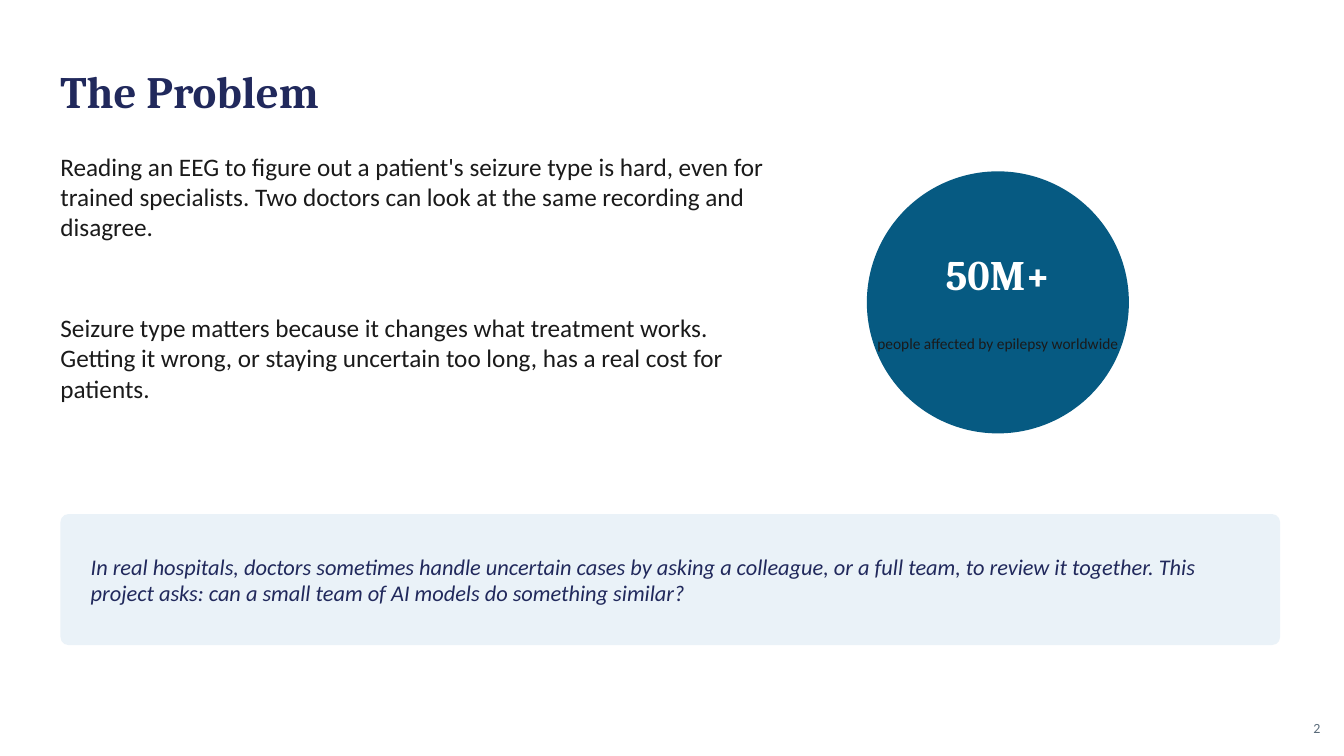
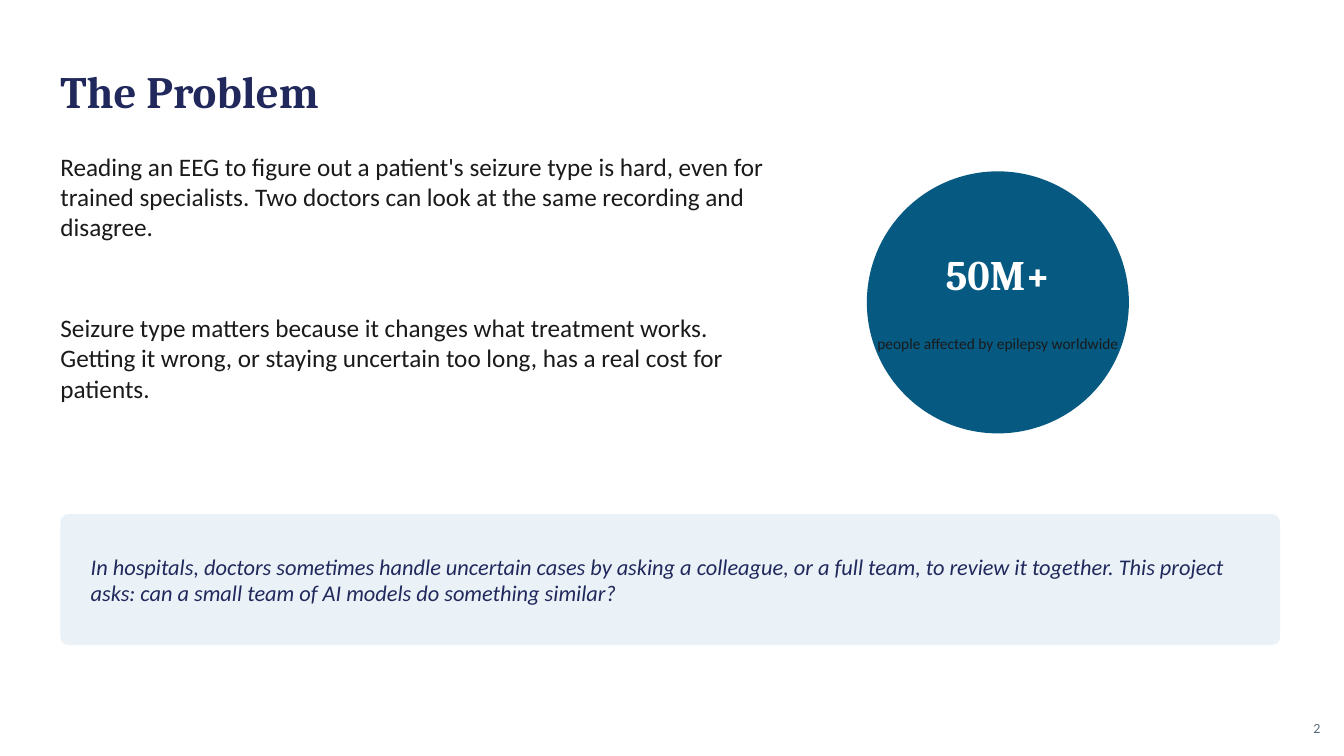
Before and after one commit to murali-github/msai-aih, a slide deck: slide 2 of NeuroAgent_Presentation.pptx. Drawn at 1344x756 pixels with LibreOffice and Linux fonts; fonts in the diff are those of the drawing. Boxes give left, top, right and bottom in pixels: in the first picture for what was removed or moved away, otherwise in the second. Text is boxed around its words. In the diff, an @@ line names an element or a change of style, - is before the commit and + after.

```diff
--- a/NeuroAgent_Presentation.pptx
+++ b/NeuroAgent_Presentation.pptx
@@ text at (91,559,1223,605): text changed @@
-In real hospitals, doctors sometimes handle uncertain cases by asking a colleague, or a full team, to review it together. This project asks: can a small team of AI models do something similar?
+In hospitals, doctors sometimes handle uncertain cases by asking a colleague, or a full team, to review it together. This project asks: can a small team of AI models do something similar?
```
Also in this commit, not shown: 7 other slides changed, 1 other file.
